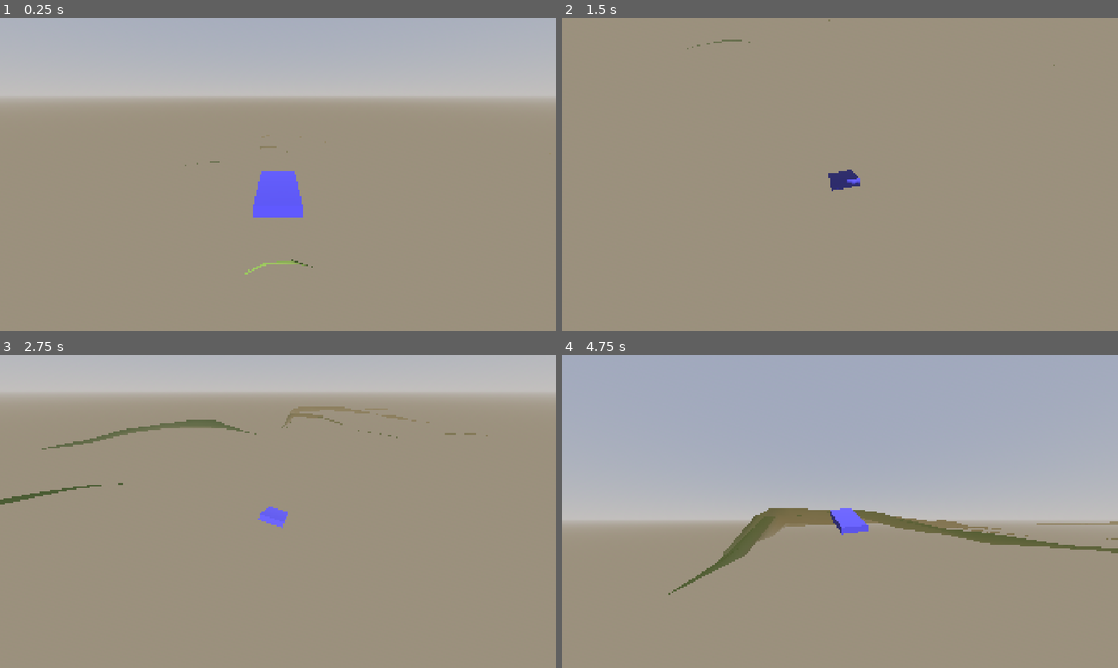
Above: before the commit, frames 1-4 (two rows, left to right).
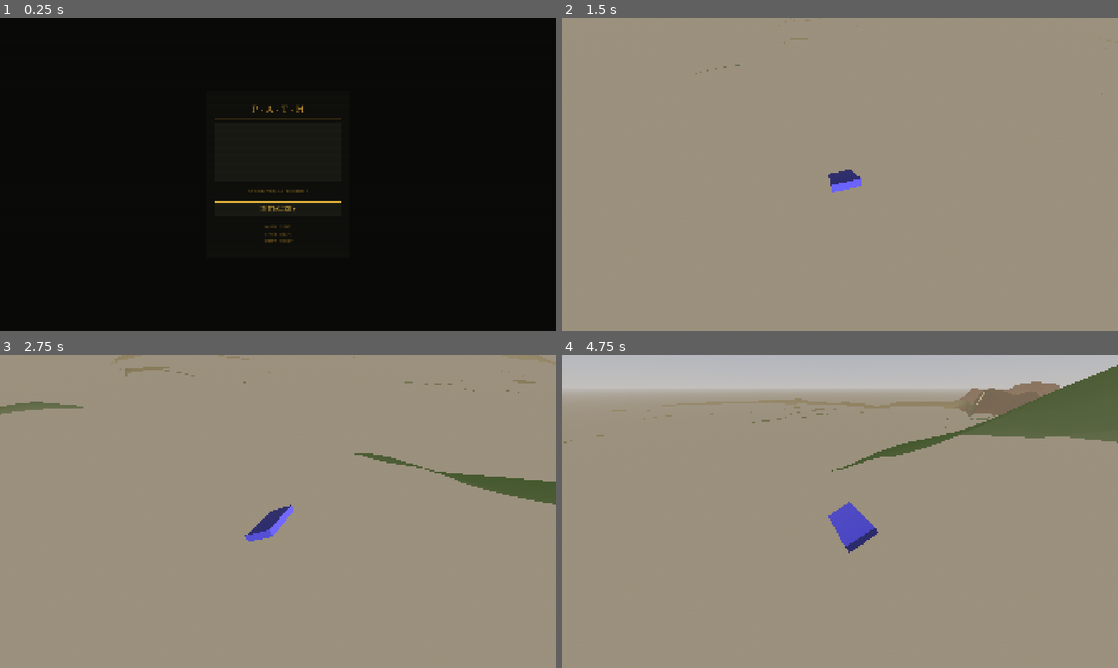
Above: after the commit, the same moments.

Repository: hunterbastian/path
Game: Godot game, scene res://scenes/main.tscn
Two runs of this game, one before a commit and one after it. Both use one fixed random seed, a clock stepped at 60 frames per second and the inputs below. Before the commit the project starts from res://scenes/game_world.tscn.
Inputs (mouse positions are in pixels of both pictures, inside the frame that each line leads up to):
- Up to frame 1 (0.25 s): no input
- Up to frame 2 (1.5 s): click (840, 208) at 0.5 s, where only the run after the commit has a clickable "INITIALIZE ▸"; move the mouse to (867, 174) at 1.27 s; hold W (accelerate) from 1.28 s (still down); hold Shift (boost) from 1.28 s (still down)
- Up to frame 3 (2.75 s): keep holding W (accelerate); move the mouse to (250, 511) at 2.02 s; release Shift (boost) at 2.03 s; tap Shift (boost) at 2.1 s
- Up to frame 4 (4.75 s): keep holding W (accelerate); move the mouse to (851, 505) at 2.77 s; hold Shift (boost) 2.78-3.53 s; move the mouse to (834, 517) at 3.52 s; tap Shift (boost) at 3.6 s; move the mouse to (878, 514) at 4.27 s; hold Shift (boost) from 4.28 s (still down)

The runs differ from the first frame. In frame 1, 100% of the frame differs, in the area x 0-100%, y 0-100%; in frame 2, 0.2%; in frame 3, 17%; in frame 4, 51%.

Commit message:
feat: add retro-futuristic title screen with CRT scanline effect
Amber-on-dark "Device" aesthetic inspired by Teenage Engineering. Main entry
point now routes through title screen before loading game world.

Co-Authored-By: Claude Opus 4.6 (1M context) <noreply@anthropic.com>

Diff:
--- /dev/null
+++ b/assets/shaders/scanlines.gdshader
@@ -0,0 +1,17 @@
+shader_type canvas_item;
+
+uniform float line_count : hint_range(100.0, 800.0) = 300.0;
+uniform float line_opacity : hint_range(0.0, 0.3) = 0.08;
+uniform float flicker_speed : hint_range(0.0, 5.0) = 1.5;
+uniform float flicker_intensity : hint_range(0.0, 0.05) = 0.02;
+
+void fragment() {
+	// Scanlines
+	float scanline = sin(UV.y * line_count * 3.14159) * 0.5 + 0.5;
+	float darkness = 1.0 - scanline * line_opacity;
+
+	// Subtle flicker
+	float flicker = 1.0 - flicker_intensity * sin(TIME * flicker_speed);
+
+	COLOR = vec4(0.0, 0.0, 0.0, (1.0 - darkness) * flicker);
+}
--- a/project.godot
+++ b/project.godot
@@ -10,7 +10,7 @@
 config/name="PATH"
 config/features=PackedStringArray("4.6", "Forward Plus")
 config/icon="res://icon.svg"
-run/main_scene="res://scenes/game_world.tscn"
+run/main_scene="res://scenes/main.tscn"
 
 [display]
 
--- /dev/null
+++ b/scenes/main.tscn
@@ -0,0 +1,9 @@
+[gd_scene load_steps=3 format=3]
+
+[ext_resource type="Script" path="res://scripts/main.gd" id="1_main"]
+[ext_resource type="PackedScene" path="res://scenes/ui/title_screen.tscn" id="2_title_screen"]
+
+[node name="Main" type="Node"]
+script = ExtResource("1_main")
+
+[node name="TitleScreen" type="Control" parent="." instance=ExtResource("2_title_screen")]
--- /dev/null
+++ b/scenes/ui/title_screen.tscn
@@ -0,0 +1,217 @@
+[gd_scene load_steps=12 format=3]
+
+[ext_resource type="Script" path="res://scripts/ui/title_screen.gd" id="1_script"]
+[ext_resource type="Shader" path="res://assets/shaders/scanlines.gdshader" id="2_scanlines"]
+
+[sub_resource type="ShaderMaterial" id="ShaderMaterial_scanlines"]
+shader = ExtResource("2_scanlines")
+shader_parameter/line_count = 300.0
+shader_parameter/line_opacity = 0.08
+shader_parameter/flicker_speed = 1.5
+shader_parameter/flicker_intensity = 0.02
+
+[sub_resource type="StyleBoxFlat" id="StyleBoxFlat_panel"]
+bg_color = Color(0.059, 0.059, 0.047, 1.0)
+border_width_left = 1
+border_width_top = 1
+border_width_right = 1
+border_width_bottom = 1
+border_color = Color(0.541, 0.416, 0.125, 1.0)
+corner_radius_top_left = 0
+corner_radius_top_right = 0
+corner_radius_bottom_right = 0
+corner_radius_bottom_left = 0
+content_margin_left = 30.0
+content_margin_top = 30.0
+content_margin_right = 30.0
+content_margin_bottom = 30.0
+
+[sub_resource type="StyleBoxFlat" id="StyleBoxFlat_btn_normal"]
+bg_color = Color(0.102, 0.102, 0.082, 1.0)
+border_width_left = 1
+border_width_top = 1
+border_width_right = 1
+border_width_bottom = 1
+border_color = Color(0.831, 0.627, 0.2, 1.0)
+corner_radius_top_left = 0
+corner_radius_top_right = 0
+corner_radius_bottom_right = 0
+corner_radius_bottom_left = 0
+
+[sub_resource type="StyleBoxFlat" id="StyleBoxFlat_btn_hover"]
+bg_color = Color(0.165, 0.165, 0.125, 1.0)
+border_width_left = 1
+border_width_top = 1
+border_width_right = 1
+border_width_bottom = 1
+border_color = Color(0.831, 0.627, 0.2, 1.0)
+corner_radius_top_left = 0
+corner_radius_top_right = 0
+corner_radius_bottom_right = 0
+corner_radius_bottom_left = 0
+
+[sub_resource type="StyleBoxFlat" id="StyleBoxFlat_btn_pressed"]
+bg_color = Color(0.227, 0.208, 0.063, 1.0)
+border_width_left = 1
+border_width_top = 1
+border_width_right = 1
+border_width_bottom = 1
+border_color = Color(0.831, 0.627, 0.2, 1.0)
+corner_radius_top_left = 0
+corner_radius_top_right = 0
+corner_radius_bottom_right = 0
+corner_radius_bottom_left = 0
+
+[sub_resource type="StyleBoxFlat" id="StyleBoxFlat_btn_focus"]
+bg_color = Color(0.102, 0.102, 0.082, 1.0)
+border_width_left = 2
+border_width_top = 2
+border_width_right = 2
+border_width_bottom = 2
+border_color = Color(0.941, 0.753, 0.251, 1.0)
+corner_radius_top_left = 0
+corner_radius_top_right = 0
+corner_radius_bottom_right = 0
+corner_radius_bottom_left = 0
+
+[sub_resource type="StyleBoxFlat" id="StyleBoxFlat_sep"]
+bg_color = Color(0.541, 0.416, 0.125, 0.3)
+content_margin_top = 1.0
+content_margin_bottom = 1.0
+
+[sub_resource type="SystemFont" id="SystemFont_mono"]
+font_names = PackedStringArray("Courier New", "Courier", "monospace")
+
+[sub_resource type="FontVariation" id="FontVariation_mono"]
+base_font = SubResource("SystemFont_mono")
+
+[node name="TitleScreen" type="Control"]
+layout_mode = 3
+anchors_preset = 15
+anchor_right = 1.0
+anchor_bottom = 1.0
+grow_horizontal = 2
+grow_vertical = 2
+script = ExtResource("1_script")
+
+[node name="Background" type="ColorRect" parent="."]
+layout_mode = 1
+anchors_preset = 15
+anchor_right = 1.0
+anchor_bottom = 1.0
+grow_horizontal = 2
+grow_vertical = 2
+color = Color(0.039, 0.039, 0.031, 1.0)
+
+[node name="CenterContainer" type="CenterContainer" parent="."]
+layout_mode = 1
+anchors_preset = 15
+anchor_right = 1.0
+anchor_bottom = 1.0
+grow_horizontal = 2
+grow_vertical = 2
+
+[node name="Panel" type="PanelContainer" parent="CenterContainer"]
+layout_mode = 2
+custom_minimum_size = Vector2(500, 0)
+theme_override_styles/panel = SubResource("StyleBoxFlat_panel")
+
+[node name="VBox" type="VBoxContainer" parent="CenterContainer/Panel"]
+layout_mode = 2
+theme_override_constants/separation = 12
+
+[node name="TopSpacer" type="Control" parent="CenterContainer/Panel/VBox"]
+layout_mode = 2
+custom_minimum_size = Vector2(0, 8)
+
+[node name="Title" type="Label" parent="CenterContainer/Panel/VBox"]
+layout_mode = 2
+theme_override_colors/font_color = Color(0.831, 0.627, 0.2, 1.0)
+theme_override_fonts/font = SubResource("FontVariation_mono")
+theme_override_font_sizes/font_size = 32
+text = "P · A · T · H"
+horizontal_alignment = 1
+
+[node name="Sep1" type="HSeparator" parent="CenterContainer/Panel/VBox"]
+layout_mode = 2
+theme_override_styles/separator = SubResource("StyleBoxFlat_sep")
+
+[node name="PreviewRect" type="ColorRect" parent="CenterContainer/Panel/VBox"]
+layout_mode = 2
+custom_minimum_size = Vector2(440, 200)
+color = Color(0.102, 0.102, 0.082, 1.0)
+
+[node name="Sep2" type="HSeparator" parent="CenterContainer/Panel/VBox"]
+layout_mode = 2
+theme_override_styles/separator = SubResource("StyleBoxFlat_sep")
+
+[node name="DataRow" type="Label" parent="CenterContainer/Panel/VBox"]
+layout_mode = 2
+theme_override_colors/font_color = Color(0.541, 0.416, 0.125, 1.0)
+theme_override_fonts/font = SubResource("FontVariation_mono")
+theme_override_font_sizes/font_size = 14
+text = "SYS:OK  VER:0.1  BIOMES:5"
+horizontal_alignment = 1
+
+[node name="Sep3" type="HSeparator" parent="CenterContainer/Panel/VBox"]
+layout_mode = 2
+theme_override_styles/separator = SubResource("StyleBoxFlat_sep")
+
+[node name="InitializeButton" type="Button" parent="CenterContainer/Panel/VBox"]
+unique_name_in_owner = true
+layout_mode = 2
+custom_minimum_size = Vector2(440, 50)
+theme_override_colors/font_color = Color(0.941, 0.753, 0.251, 1.0)
+theme_override_colors/font_hover_color = Color(0.941, 0.753, 0.251, 1.0)
+theme_override_colors/font_pressed_color = Color(0.941, 0.753, 0.251, 1.0)
+theme_override_colors/font_focus_color = Color(0.941, 0.753, 0.251, 1.0)
+theme_override_fonts/font = SubResource("FontVariation_mono")
+theme_override_font_sizes/font_size = 18
+theme_override_styles/normal = SubResource("StyleBoxFlat_btn_normal")
+theme_override_styles/hover = SubResource("StyleBoxFlat_btn_hover")
+theme_override_styles/pressed = SubResource("StyleBoxFlat_btn_pressed")
+theme_override_styles/focus = SubResource("StyleBoxFlat_btn_focus")
+text = "INITIALIZE ▸"
+
+[node name="Spacer" type="Control" parent="CenterContainer/Panel/VBox"]
+layout_mode = 2
+custom_minimum_size = Vector2(0, 8)
+
+[node name="HintWASD" type="Label" parent="CenterContainer/Panel/VBox"]
+layout_mode = 2
+theme_override_colors/font_color = Color(0.541, 0.416, 0.125, 1.0)
+theme_override_fonts/font = SubResource("FontVariation_mono")
+theme_override_font_sizes/font_size = 12
+text = "WASD · DRIVE"
+horizontal_alignment = 1
+
+[node name="HintSpace" type="Label" parent="CenterContainer/Panel/VBox"]
+layout_mode = 2
+theme_override_colors/font_color = Color(0.541, 0.416, 0.125, 1.0)
+theme_override_fonts/font = SubResource("FontVariation_mono")
+theme_override_font_sizes/font_size = 12
+text = "SPACE · DRIFT"
+horizontal_alignment = 1
+
+[node name="HintShift" type="Label" parent="CenterContainer/Panel/VBox"]
+layout_mode = 2
+theme_override_colors/font_color = Color(0.541, 0.416, 0.125, 1.0)
+theme_override_fonts/font = SubResource("FontVariation_mono")
+theme_override_font_sizes/font_size = 12
+text = "SHIFT · BOOST"
+horizontal_alignment = 1
+
+[node name="BottomSpacer" type="Control" parent="CenterContainer/Panel/VBox"]
+layout_mode = 2
+custom_minimum_size = Vector2(0, 8)
+
+[node name="ScanlineOverlay" type="ColorRect" parent="."]
+layout_mode = 1
+anchors_preset = 15
+anchor_right = 1.0
+anchor_bottom = 1.0
+grow_horizontal = 2
+grow_vertical = 2
+mouse_filter = 2
+material = SubResource("ShaderMaterial_scanlines")
+color = Color(1.0, 1.0, 1.0, 1.0)
--- /dev/null
+++ b/scripts/main.gd
@@ -0,0 +1,18 @@
+extends Node
+
+@onready var title_screen: Control = $TitleScreen
+
+var game_world: Node3D
+
+func _ready() -> void:
+	title_screen.start_game.connect(_on_start_game)
+	Input.mouse_mode = Input.MOUSE_MODE_VISIBLE
+
+func _on_start_game() -> void:
+	title_screen.queue_free()
+
+	var game_scene := preload("res://scenes/game_world.tscn")
+	game_world = game_scene.instantiate()
+	add_child(game_world)
+
+	Input.mouse_mode = Input.MOUSE_MODE_CAPTURED
--- /dev/null
+++ b/scripts/ui/title_screen.gd
@@ -0,0 +1,16 @@
+extends Control
+
+signal start_game
+
+@onready var initialize_btn: Button = %InitializeButton
+
+func _ready() -> void:
+	initialize_btn.pressed.connect(_on_initialize)
+	initialize_btn.grab_focus()
+
+func _on_initialize() -> void:
+	start_game.emit()
+
+func _input(event: InputEvent) -> void:
+	if event.is_action_pressed("accelerate") or event.is_action_pressed("handbrake"):
+		_on_initialize()
